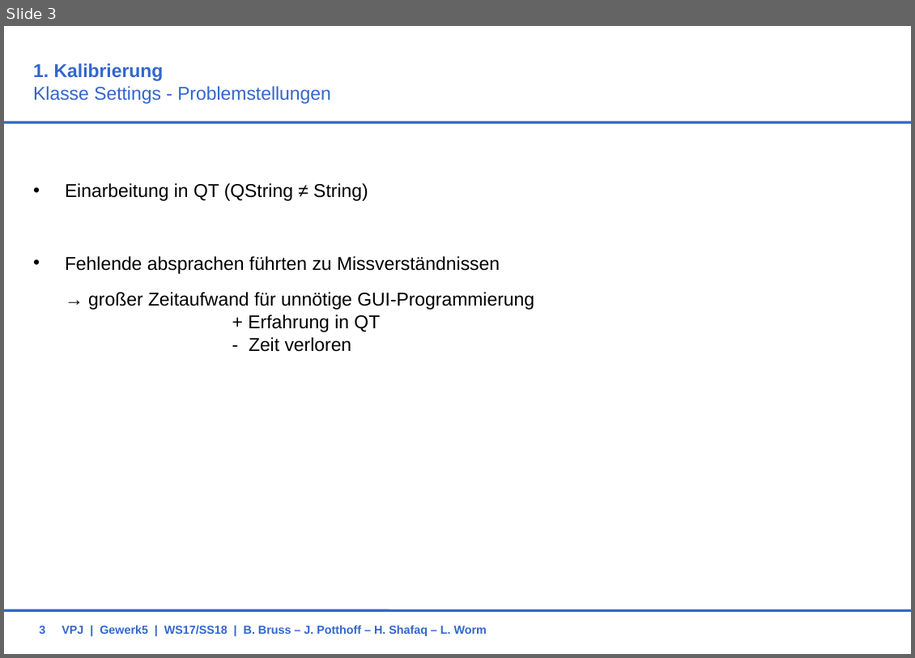
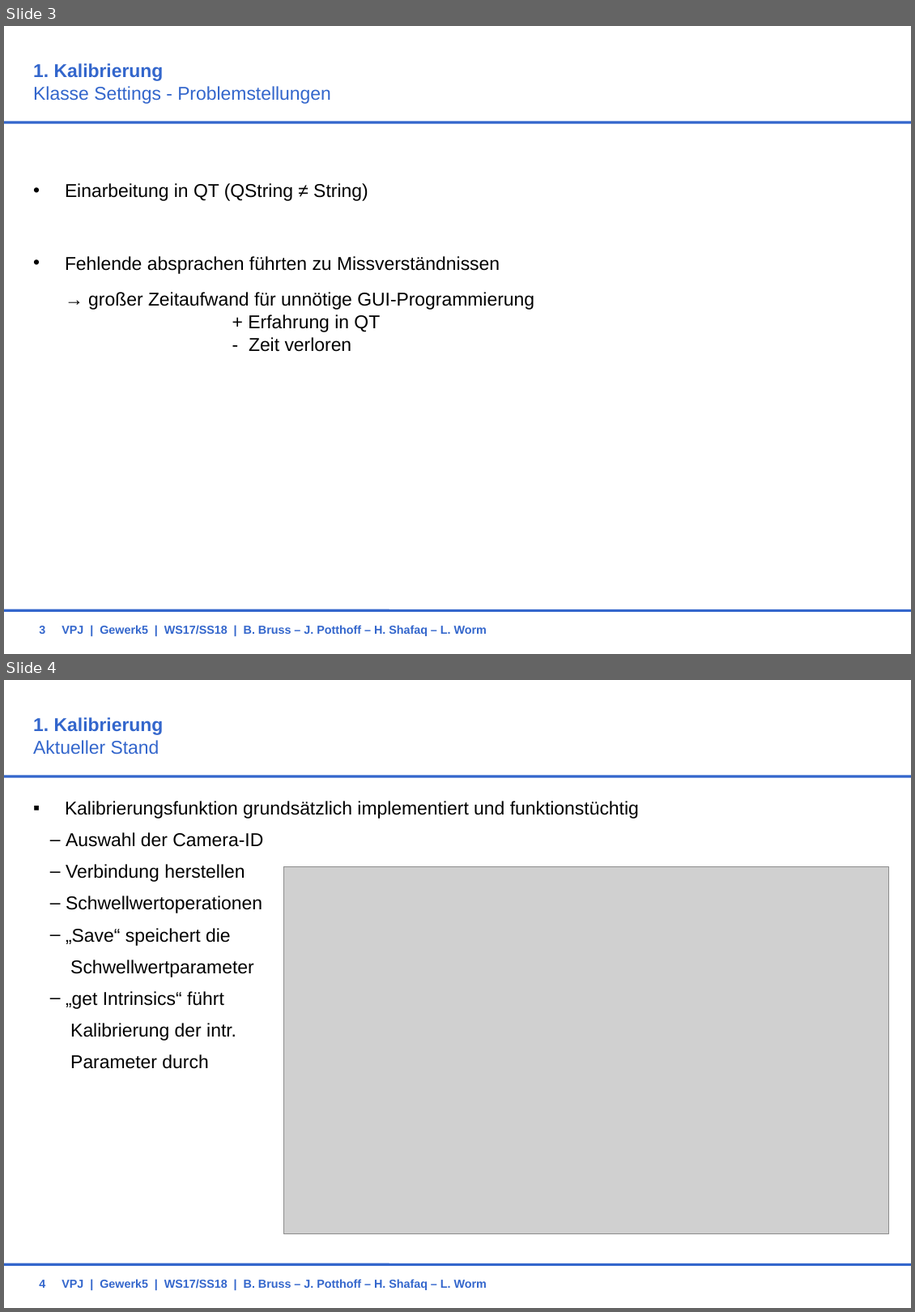
Before and after one commit to BBRUSS/VPJW17G5, a slide deck: 11_Orga/ZwischenPraesentation.ppt. Shown one above the other, each under a label of ours: slide 3 before the commit, slides 3 and 4 after it. The pictures are 915x658 and 915x1312 pixels, drawn with LibreOffice and Linux fonts; fonts in the diff are those of the drawing; grey boxes stand for pictures; background and template pictures are left out. Boxes give left, top, right and bottom in pixels: in the first picture for what was removed or moved away, otherwise in the second. Text is boxed around its words. In the diff, an @@ line names an element or a change of style, - is before the commit and + after.

```diff
--- a/11_Orga/ZwischenPraesentation.ppt
+++ b/11_Orga/ZwischenPraesentation.ppt
@@ slide 4 added at box(4, 680, 911, 1308), background #FFFFFF; not listed: 2 template elements that a slide beside it also shows @@
@@ title added at box(33, 717, 164, 755), 16 pt, text #3366CC, bold @@
+1. Kalibrierung
+Aktueller Stand
@@ text added at box(65, 801, 639, 1069), 16 pt, text #000000 @@
+▪ Kalibrierungsfunktion grundsätzlich implementiert und funktionstüchtig
+    – Auswahl der Camera-ID
+    – Verbindung herstellen
+    – Schwellwertoperationen
+    – „Save“ speichert die
+    Schwellwertparameter
+    – „get Intrinsics“ führt
+    Kalibrierung der intr.
+    Parameter durch
@@ picture added at box(283, 866, 889, 1233) @@
@@ page number added at box(39, 1279, 45, 1288), 10 pt, text #3366CC, bold @@
+4
@@ text added at box(62, 1279, 487, 1290), 10 pt, text #3366CC, bold @@
+VPJ | Gewerk5 | WS17/SS18 | B. Bruss – J. Potthoff – H. Shafaq – L. Worm
```
Also in this commit, not shown: 3 other slides added.
